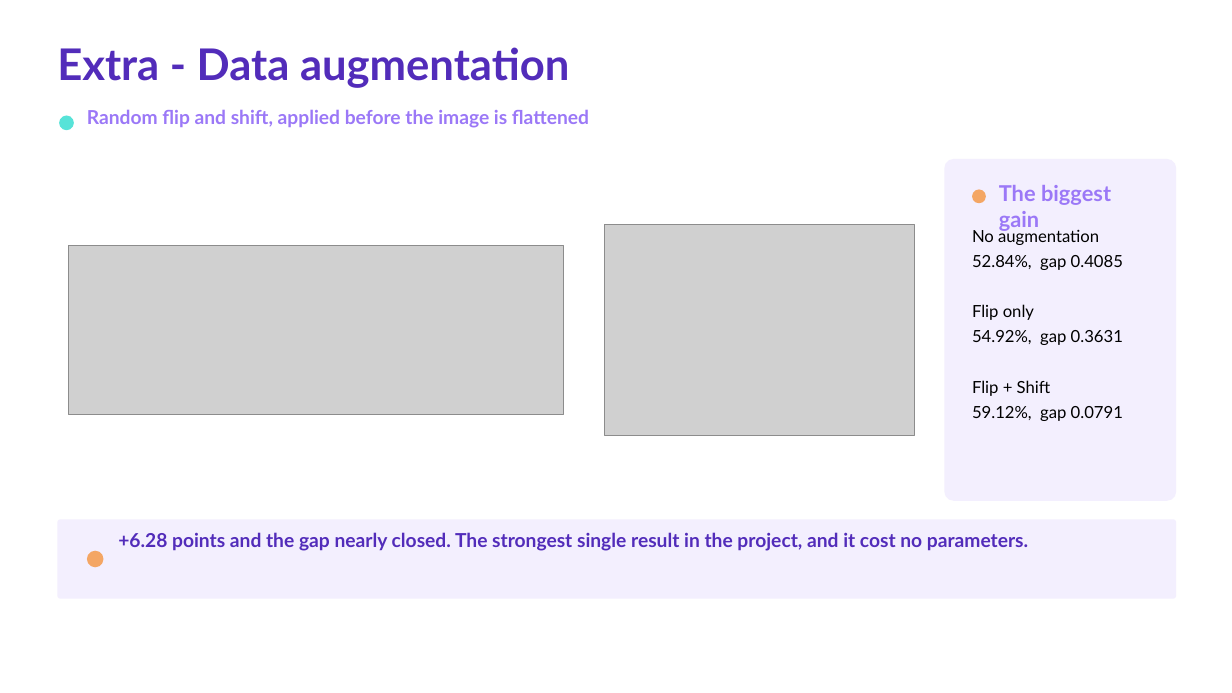
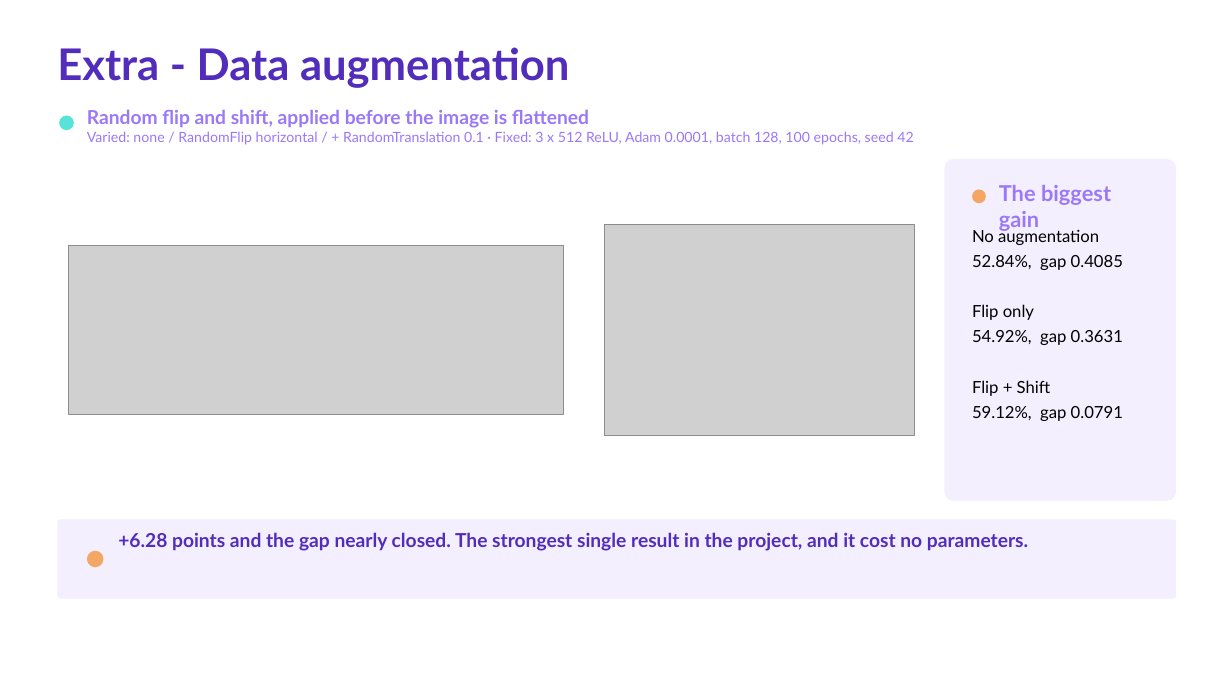
Before and after one commit to khaliddosari/Deep-Learning-Project-Tuwaiq, a slide deck: slide 17 of Docs/Deep Learning Capstone Presentation.pptx. Drawn at 1232x693 pixels with LibreOffice and Linux fonts; fonts in the diff are those of the drawing; grey boxes stand for pictures. Boxes give left, top, right and bottom in pixels: in the first picture for what was removed or moved away, otherwise in the second. Text is boxed around its words. In the diff, an @@ line names an element or a change of style, - is before the commit and + after.

```diff
--- a/Docs/Deep Learning Capstone Presentation.pptx
+++ b/Docs/Deep Learning Capstone Presentation.pptx
@@ text at box(87, 131, 913, 145): paragraph added @@
+Varied: none / RandomFlip horizontal / + RandomTranslation 0.1 · Fixed: 3 x 512 ReLU, Adam 0.0001, batch 128, 100 epochs, seed 42
```
Also in this commit, not shown: 12 other slides changed, 42 other files.
